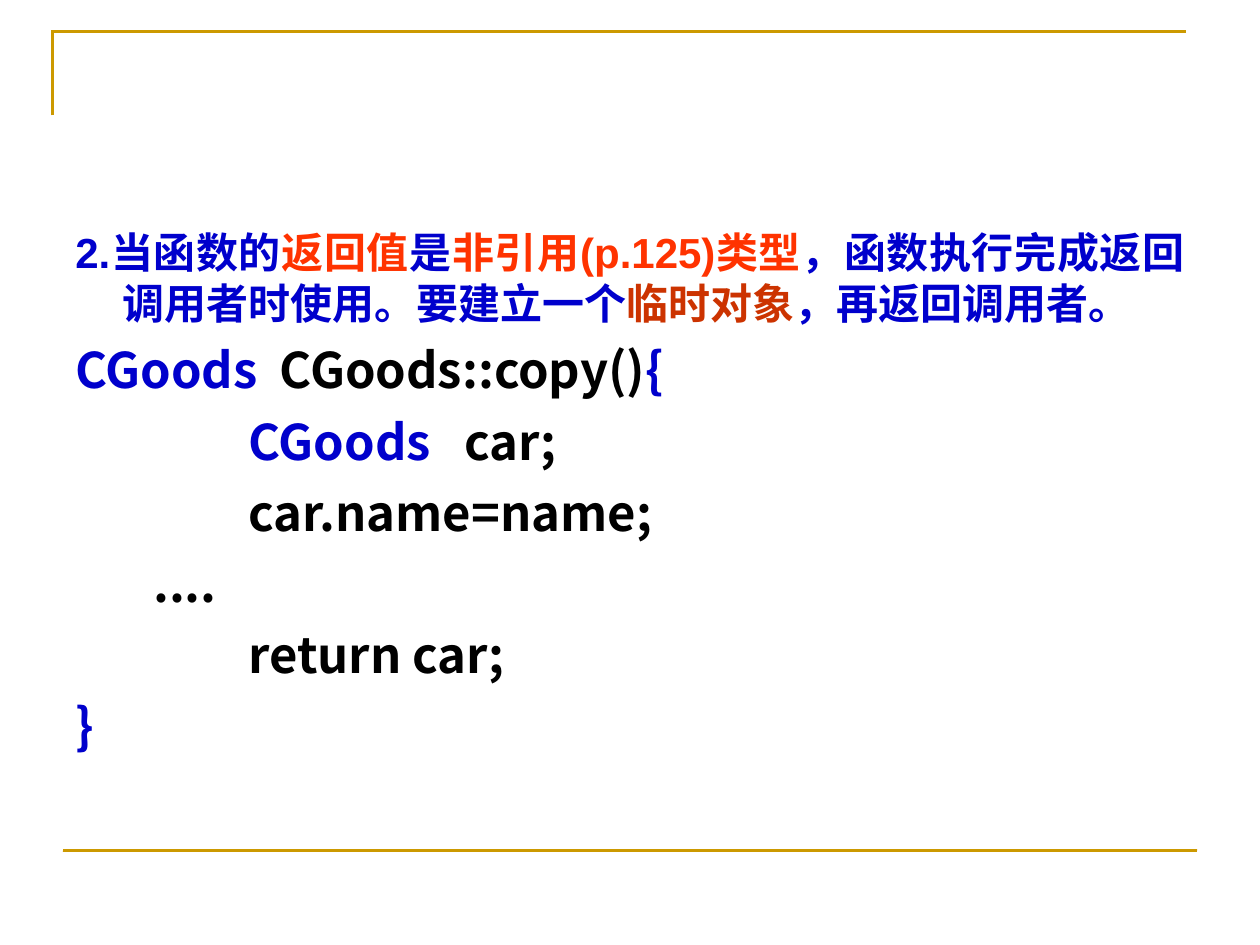
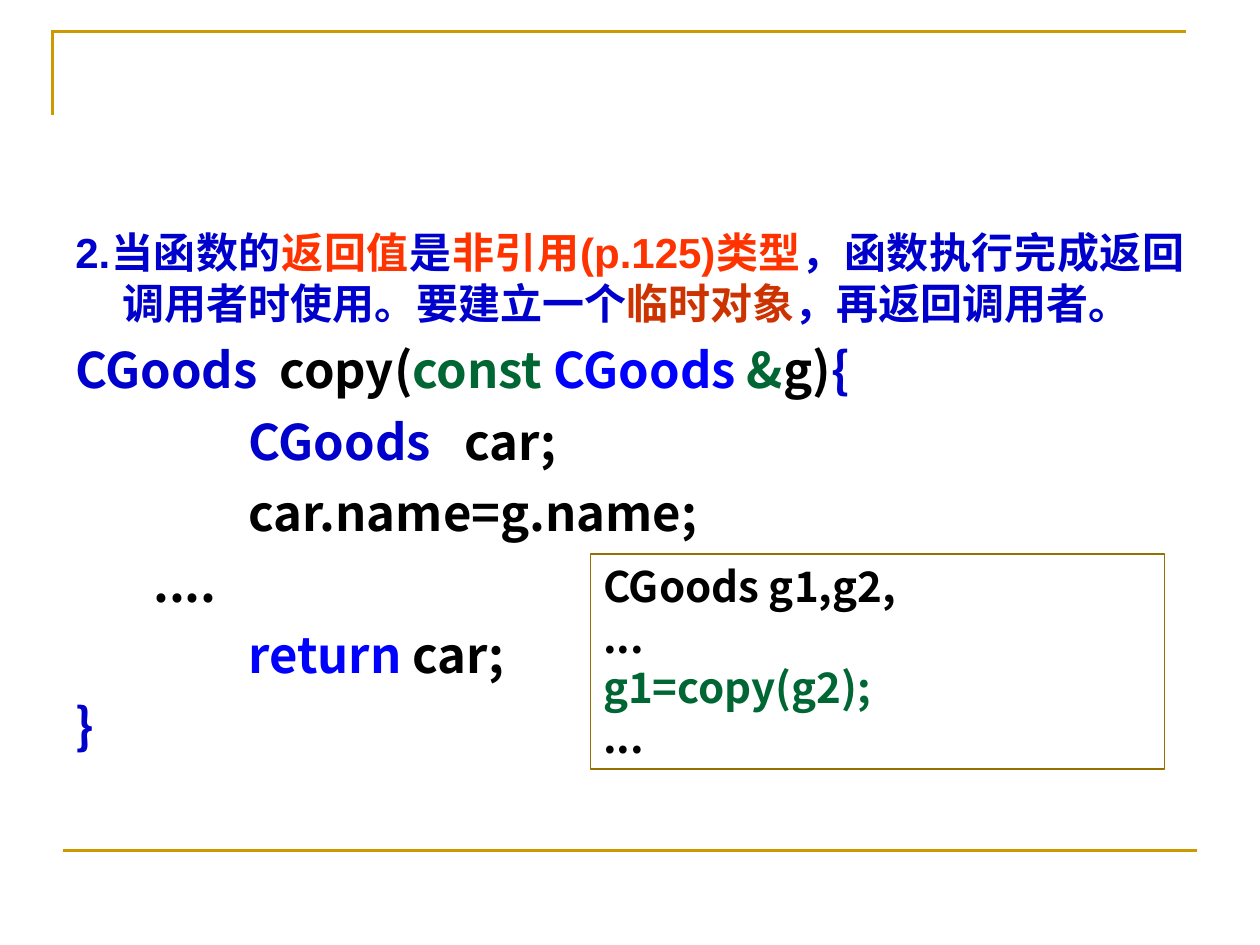
Before and after one commit to Changhe160/Changhe160.github.io, a slide deck: slide 43 of teachingRes/Cplusplus/unit04类与对象.ppt (slide 42 before the commit). Drawn at 1260x945 pixels with LibreOffice and Linux fonts; fonts in the diff are those of the drawing. Boxes give left, top, right and bottom in pixels: in the first picture for what was removed or moved away, otherwise in the second. Text is boxed around its words. In the diff, an @@ line names an element or a change of style, - is before the commit and + after.

```diff
--- a/teachingRes/Cplusplus/unit04类与对象.ppt
+++ b/teachingRes/Cplusplus/unit04类与对象.ppt
@@ text at box(75, 347, 850, 400): text changed; text colour #000000 to #0000CC @@
-CGoods CGoods::copy(){
+CGoods copy(const CGoods &g){
@@ text at box(249, 503, 698, 543): text changed @@
-car.name=name;
+car.name=g.name;
@@ rectangle added at box(591, 554, 1166, 769), outline #956F00 0.99 pt, 24 pt, text #000000, bold @@
+CGoods g1,g2,
+...
+g1=copy(g2);
+...
@@ text at box(249, 638, 505, 684): text colour #000000 to #0000FF in "return" @@
```
Also in this commit, not shown: 17 other slides changed, 1 slide added, 2 slides removed, 1 other file.
